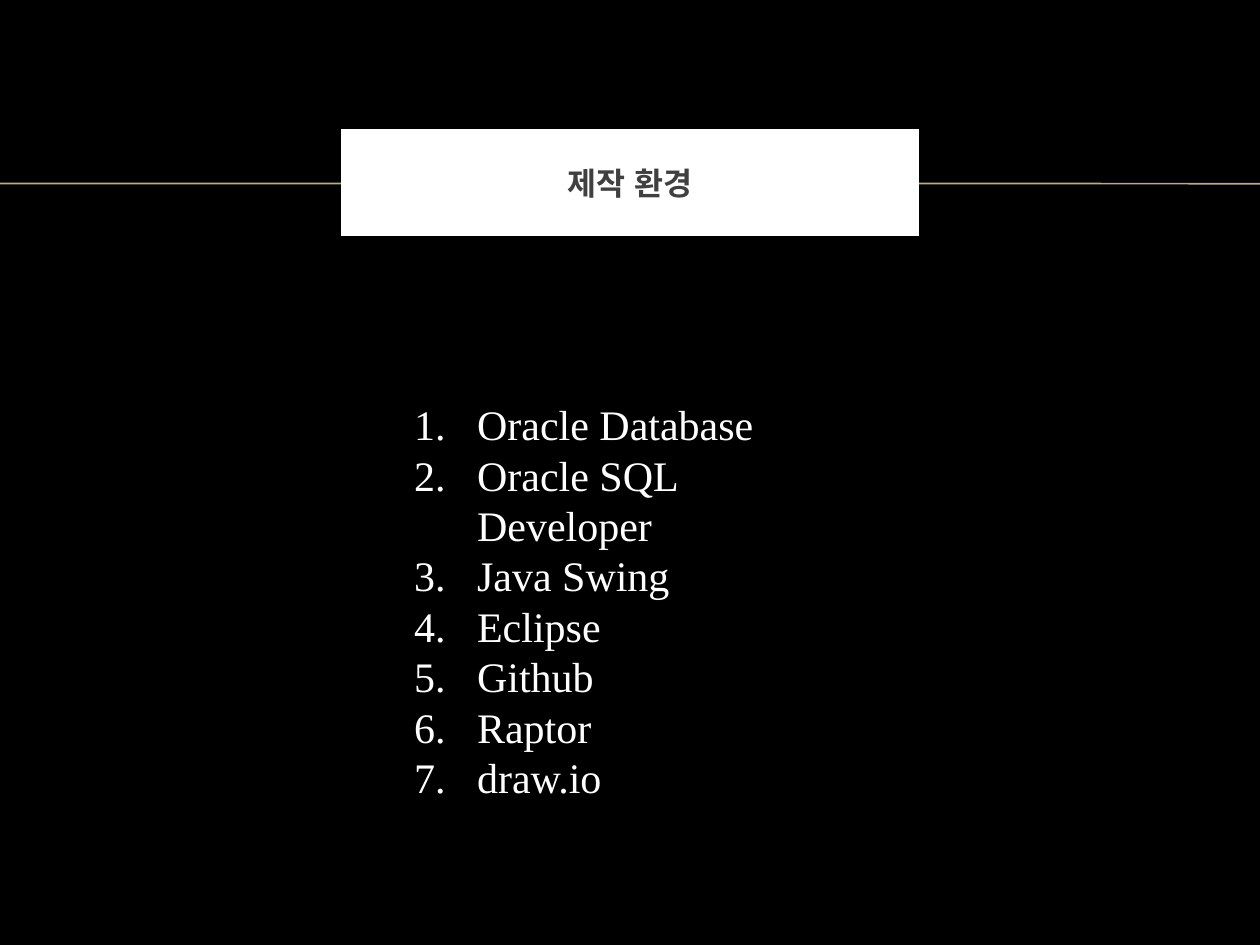
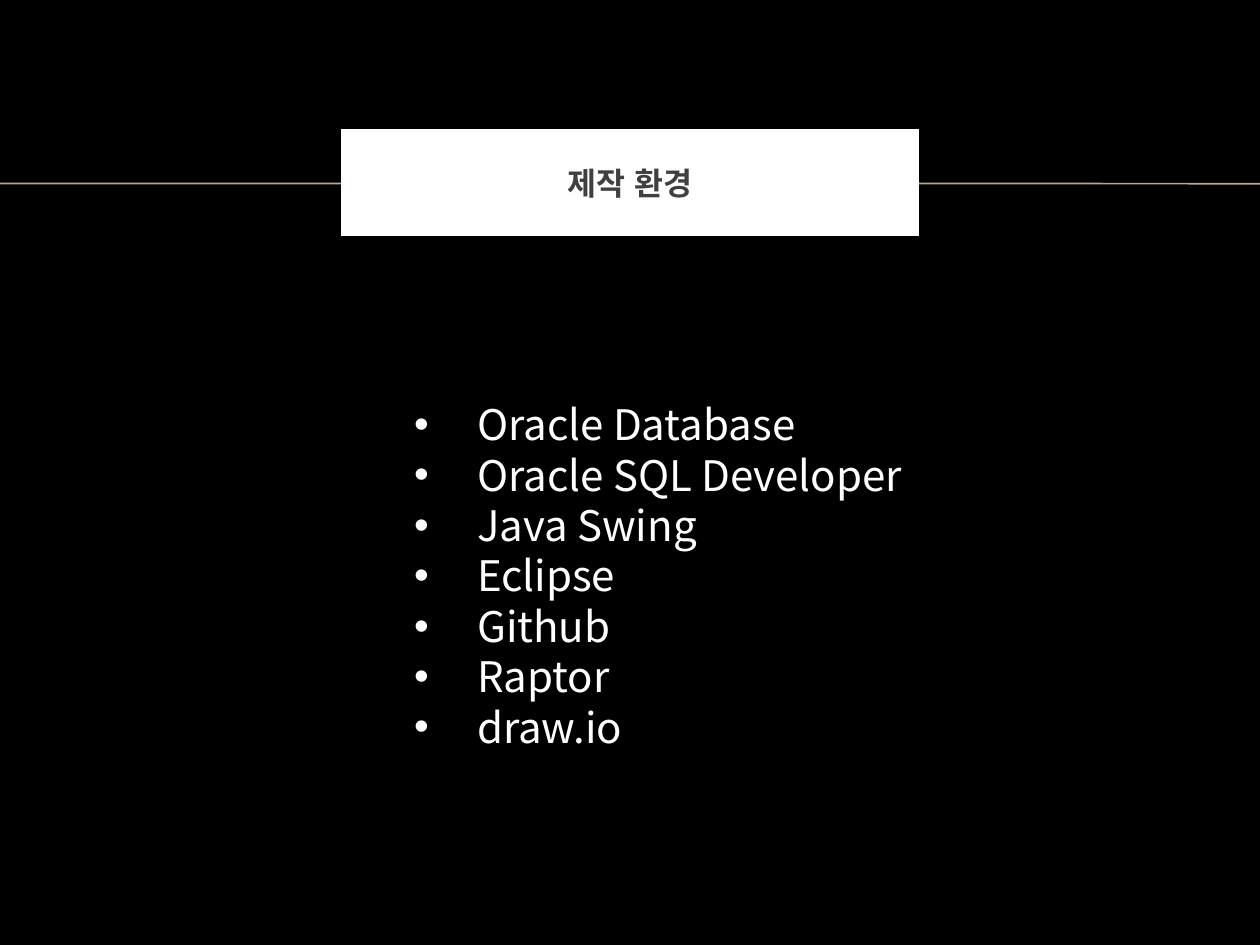
Before and after one commit to Chocobe/JAVA_Lecture, a slide deck: slide 23 of Java_tutorial/src/project_07_MonsterHunter_Weapon_DB/Monster_Hunter_ppt/몬스터헌터_무기DB.pptx (slide 21 before the commit). Drawn at 1260x945 pixels with LibreOffice and Linux fonts; fonts in the diff are those of the drawing; background and template pictures are left out. Boxes give left, top, right and bottom in pixels: in the first picture for what was removed or moved away, otherwise in the second. Text is boxed around its words. In the diff, an @@ line names an element or a change of style, - is before the commit and + after.

```diff
--- a/Java_tutorial/src/project_07_MonsterHunter_Weapon_DB/Monster_Hunter_ppt/몬스터헌터_무기DB.pptx
+++ b/Java_tutorial/src/project_07_MonsterHunter_Weapon_DB/Monster_Hunter_ppt/몬스터헌터_무기DB.pptx
@@ text "Oracle Database" at [477, 406, 901, 744]: font Times New Roman to Noto Sans CJK KR; bullet 1. to • @@
```
Also in this commit, not shown: 21 other slides changed, 2 slides added, 5 other files.
